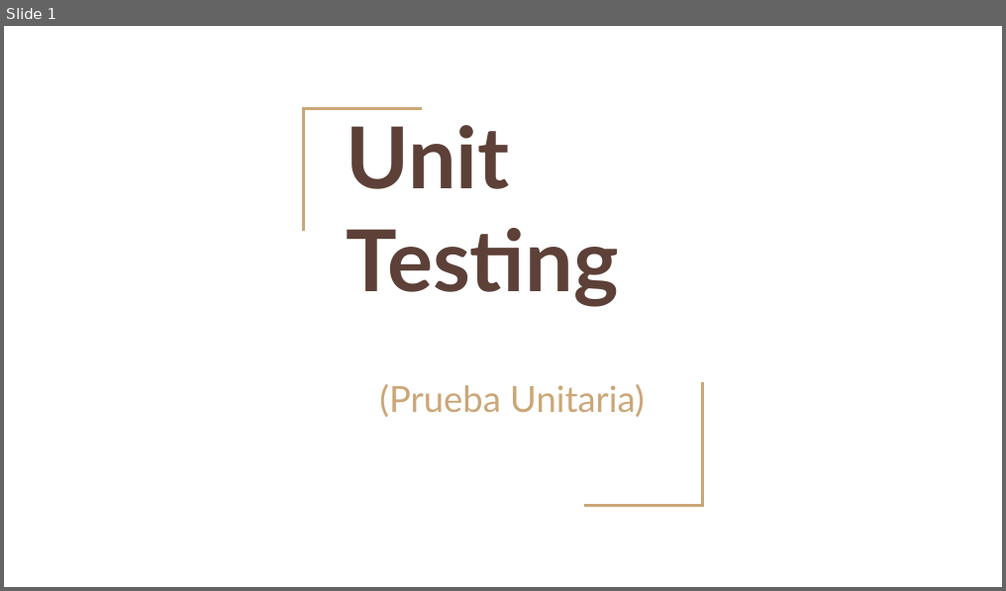
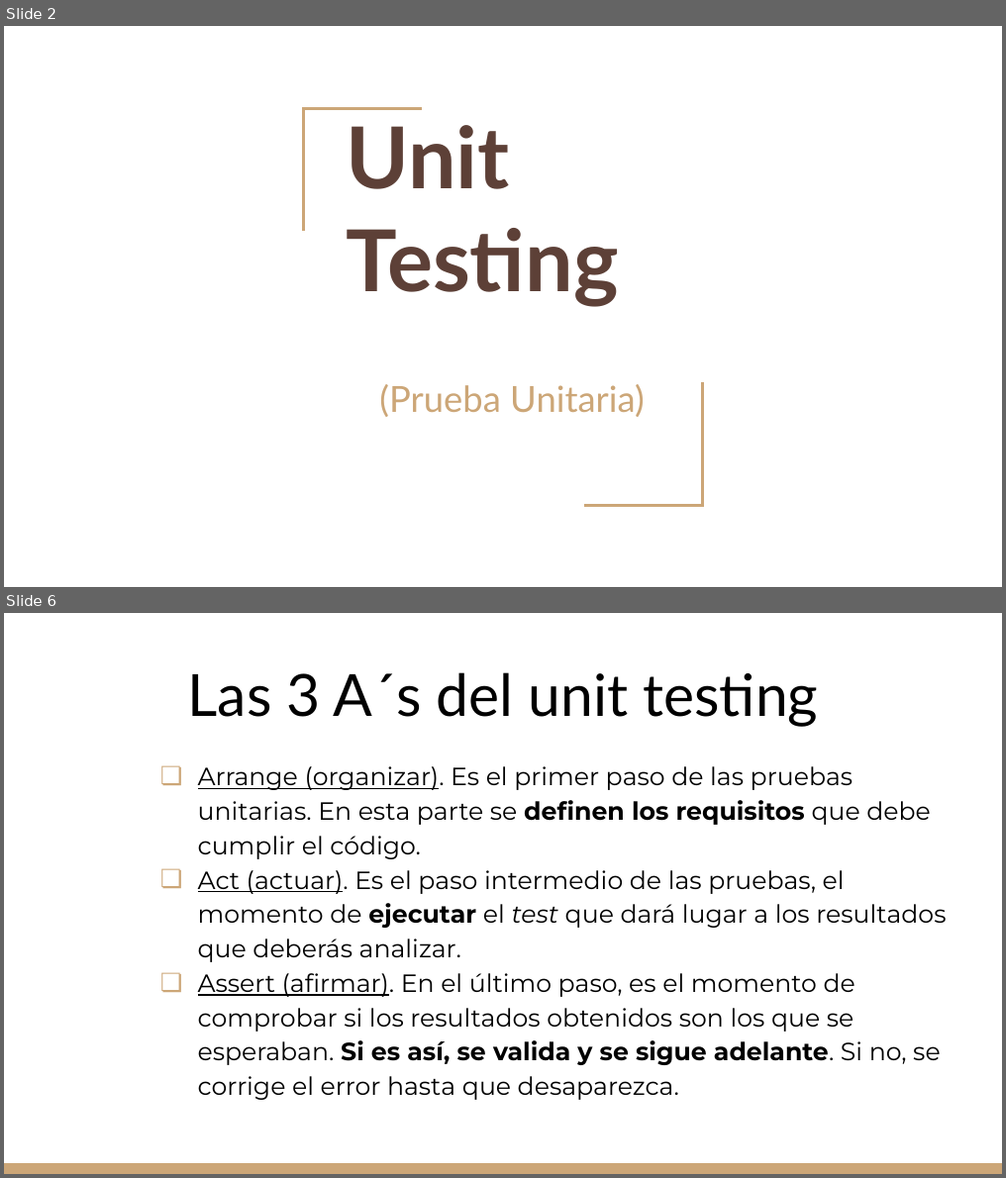
Before and after one commit to gitgamba/.Net-Grupo8, a slide deck: TPS/Unit Testing.pptx. Shown one above the other, each under a label of ours: slide 1 before the commit, slides 2 and 6 after it; the slides between them are not shown. The pictures are 1006x591 and 1006x1178 pixels, drawn with LibreOffice and Linux fonts; fonts in the diff are those of the drawing. Boxes give left, top, right and bottom in pixels: in the first picture for what was removed or moved away, otherwise in the second. Text is boxed around its words. In the diff, an @@ line names an element or a change of style, - is before the commit and + after.

```diff
--- a/TPS/Unit Testing.pptx
+++ b/TPS/Unit Testing.pptx
@@ slide 6 added at (4, 613, 1002, 1174), background #FFFFFF @@
@@ title added at (188, 672, 818, 727), 42 pt, text #000000 @@
+Las 3 A´s del unit testing
@@ text added at (198, 766, 945, 1100), 18 pt, text #000000 @@
+❏ Arrange (organizar). Es el primer paso de las pruebas unitarias. En esta parte se definen los requisitos que debe cumplir el código.
+❏ Act (actuar). Es el paso intermedio de las pruebas, el momento de ejecutar el test que dará lugar a los resultados que deberás analizar.
+❏ Assert (afirmar). En el último paso, es el momento de comprobar si los resultados obtenidos son los que se esperaban. Si es así, se valida y se sigue adelante. Si no, se corrige el error hasta que desaparezca.
@@ rectangle added at (4, 1163, 1002, 1174), fill #CCA677 @@
@@ what was slide 1 is now slide 2 @@
```
Also in this commit, not shown: 5 slides changed, 3 other slides added, 1 other file.
